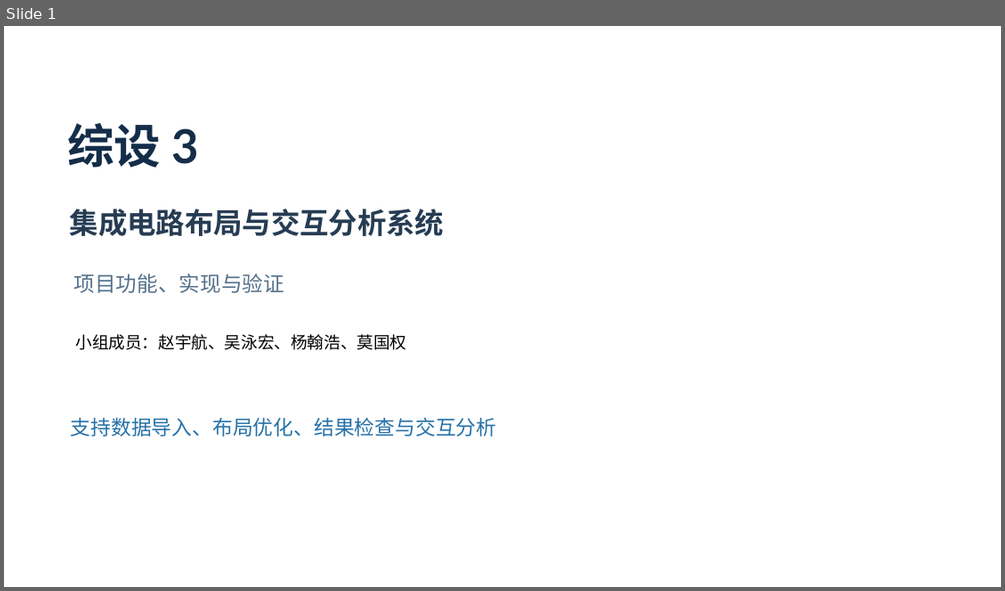
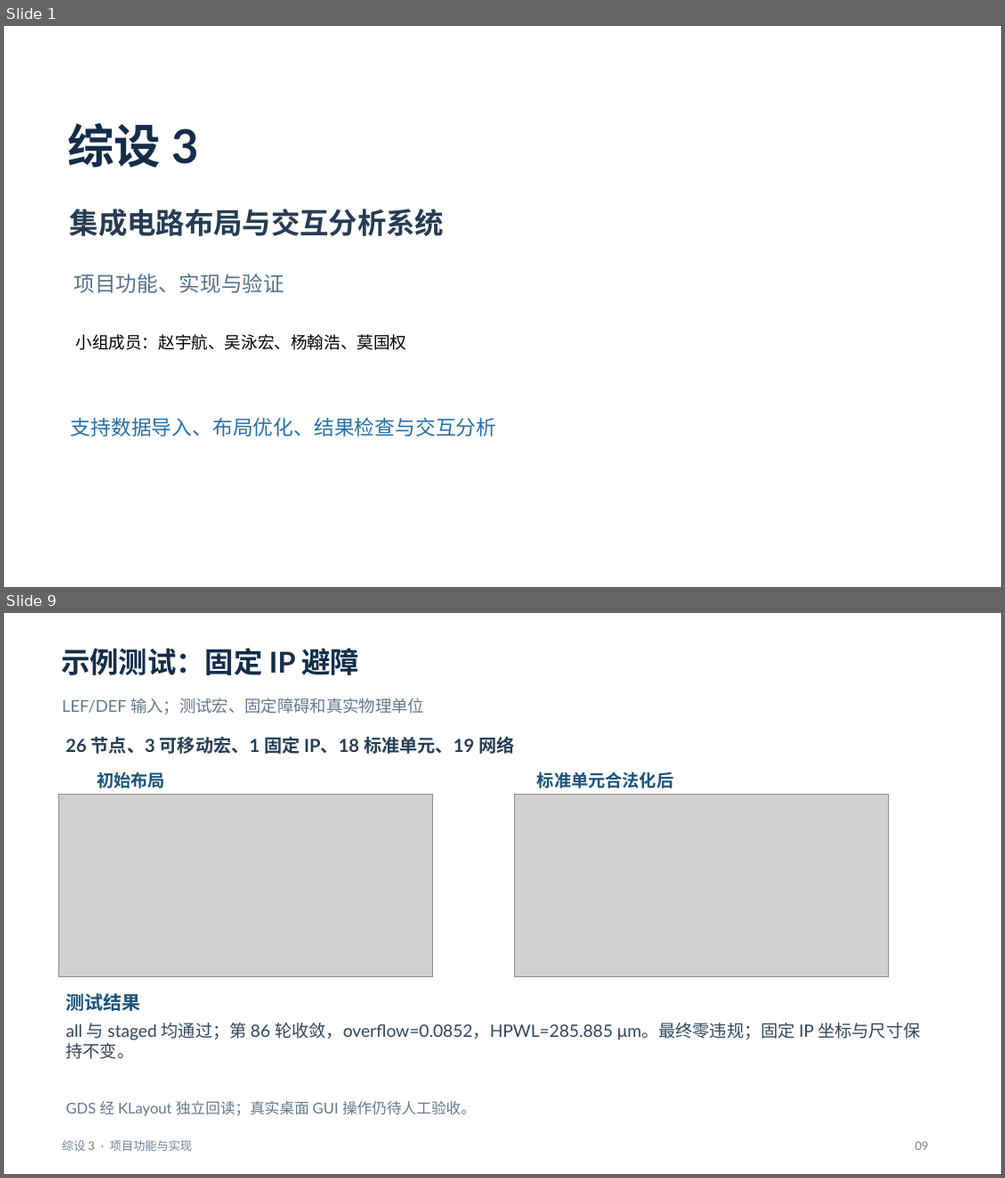
Before and after one commit to kamisato-funeki/ZS-3, a slide deck: docs/综设3-任务5至7汇报.pptx. Shown one above the other, each under a label of ours: slide 1 before the commit, slides 1 and 9 after it; the slides between them are not shown. The pictures are 1005x591 and 1005x1178 pixels, drawn with LibreOffice and Linux fonts; fonts in the diff are those of the drawing; grey boxes stand for pictures. Boxes give left, top, right and bottom in pixels: in the first picture for what was removed or moved away, otherwise in the second. Text is boxed around its words. In the diff, an @@ line names an element or a change of style, - is before the commit and + after.

Commit message:
doc: 扩展汇报并补充示例测试

```diff
--- a/docs/综设3-任务5至7汇报.pptx
+++ b/docs/综设3-任务5至7汇报.pptx
@@ slide 9 added at <box>4,613,1001,1174</box>, background #FFFFFF @@
@@ text added at <box>61,648,360,675</box>, 27.8 pt, text #142D49, bold @@
+示例测试：固定 IP 避障
@@ text added at <box>62,698,424,714</box>, 15.8 pt, text #65788B @@
+LEF/DEF 输入；测试宏、固定障碍和真实物理单位
@@ text added at <box>65,736,514,754</box>, 17.2 pt, text #253E54, bold @@
+26 节点、3 可移动宏、1 固定 IP、18 标准单元、19 网络
@@ text added at <box>97,771,166,788</box>, 16.5 pt, text #1A527C, bold @@
+初始布局
@@ text added at <box>537,771,673,788</box>, 16.5 pt, text #1A527C, bold @@
+标准单元合法化后
@@ picture added at <box>58,794,432,976</box> @@
@@ picture added at <box>514,794,888,976</box> @@
@@ text added at <box>65,993,140,1011</box>, 18 pt, text #1A527C, bold @@
+测试结果
@@ text added at <box>66,1022,920,1059</box>, 16.5 pt, text #30475C @@
+all 与 staged 均通过；第 86 轮收敛，overflow=0.0852，HPWL=285.885 μm。最终零违规；固定 IP 坐标与尺寸保持不变。
@@ text added at <box>66,1101,476,1116</box>, 14.2 pt, text #65788B @@
+GDS 经 KLayout 独立回读；真实桌面 GUI 操作仍待人工验收。
@@ text added at <box>62,1140,192,1151</box>, 11.2 pt, text #728195 @@
+综设 3 · 项目功能与实现
@@ text added at <box>914,1141,928,1150</box>, 11.2 pt, text #728195 @@
+09
```
Also in this commit, not shown: 6 slides changed, 2 other slides added.
